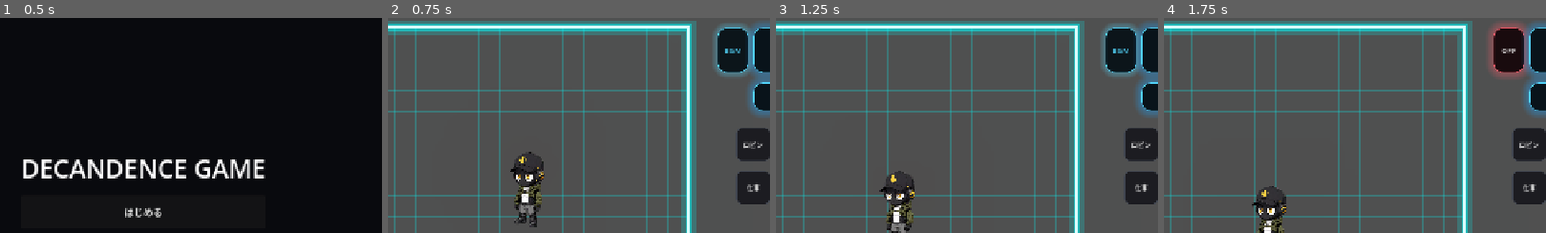
Above: before the commit, frames 1-4 (left to right).
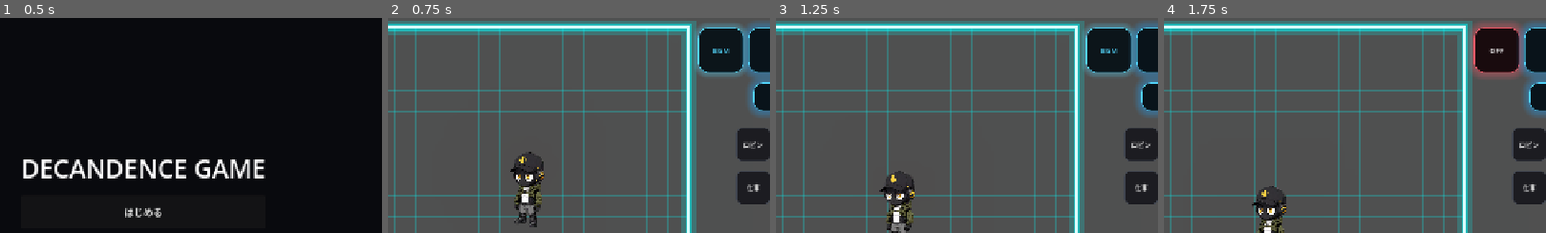
Above: after the commit, the same moments.

Repository: grimoire1089-coder/optimistic
Game: Godot game, scene res://Scenes/Boot/TitleScene.tscn
The game is run twice, just before and just after one commit, with the same random seed, the same clock (stepped at 60 frames per second) and the same inputs. Sound files missing from this copy of the repository are replaced by a short silence.
Inputs:
- Up to frame 1 (0.5 s): no input
- Up to frame 2 (0.75 s): click "はじめる" at 0.5 s
- Up to frame 3 (1.25 s): no input
- Up to frame 4 (1.75 s): click "BGM" at 1.25 s
The pictures show only the part of the screen within x 31-81%, y 0-50%; the shares and areas given below are measured in that part.

Frame 1 is identical in both runs. In frame 2, 2.2% of the frame differs, in the area x 80-98%, y 2-28%; in frame 3, 2.2%; in frame 4, 2.5%.

Commit message:
Make BGM mute button square

Diff:
--- a/Scenes/UI/HUD/ClockDisplay.tscn
+++ b/Scenes/UI/HUD/ClockDisplay.tscn
@@ -7,7 +7,7 @@
 anchors_preset = 1
 anchor_left = 1.0
 anchor_right = 1.0
-offset_left = -328.0
+offset_left = -360.0
 offset_top = 16.0
 offset_right = -16.0
 offset_bottom = 92.0
@@ -25,7 +25,7 @@
 
 [node name="BGMMuteButton" type="Button" parent="HBoxContainer"]
 unique_name_in_owner = true
-custom_minimum_size = Vector2(52, 76)
+custom_minimum_size = Vector2(76, 76)
 layout_mode = 2
 size_flags_vertical = 3
 tooltip_text = "BGMミュート"
